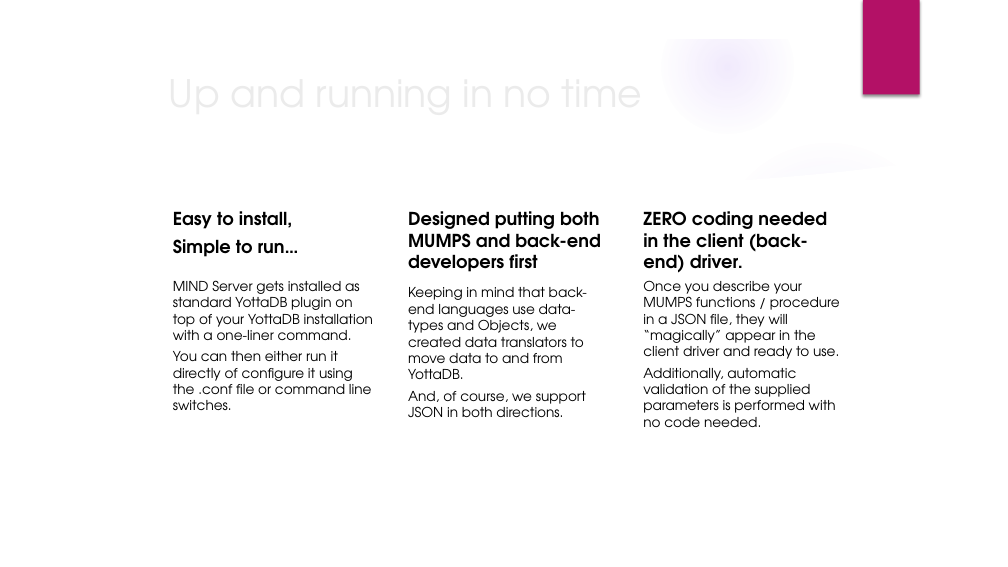
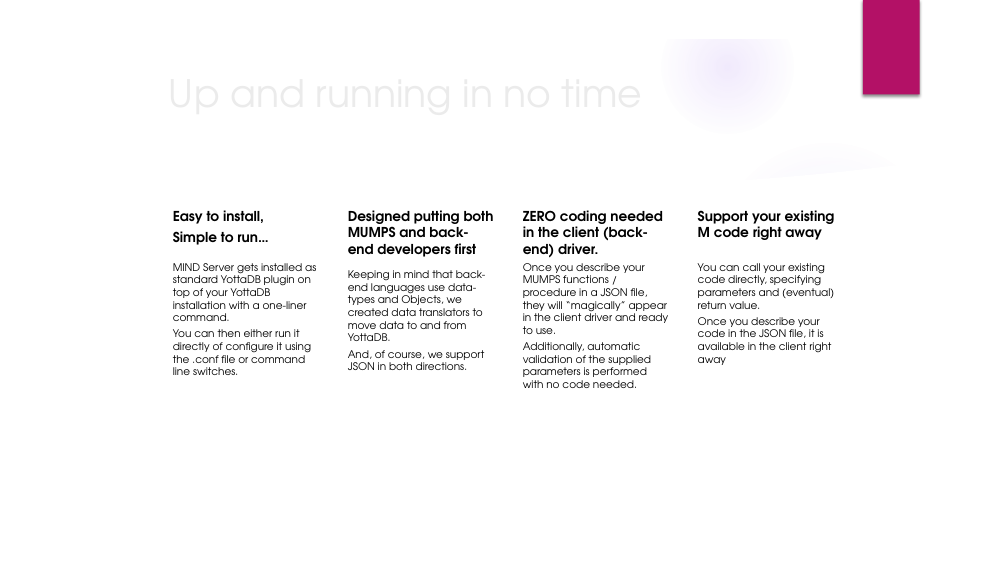
Before and after one commit to mind4yottadb/mind-server, a slide deck: slide 6 of docs/slides/def1.pptx (slide 4 before the commit). Drawn at 1008x567 pixels with LibreOffice and Linux fonts; fonts in the diff are those of the drawing; background and template pictures are left out. Boxes give left, top, right and bottom in pixels: in the first picture for what was removed or moved away, otherwise in the second. Text is boxed around its words. In the diff, an @@ line names an element or a change of style, - is before the commit and + after.

Commit message:
V0.18.0 (#253)
* refactor: all json errors trigger a simple error + end command
* refactor: JSON isNumeric()
* refactor: json true, false and null are now prefixed with $zchar(0)
* refactor: JSON array base 0
* feat: RESP3toJDOMNull
* feat: new uAPI
* feat: logger: reset bgnd color to black
* fix: server tests, due to renamed directory
* test: existing functions
* docs: pptx
* demo files

```diff
--- a/docs/slides/def1.pptx
+++ b/docs/slides/def1.pptx
@@ text "Designed putting both MUMPS and ..." moved from (x1=408, y1=211, x2=601, y2=272) to (x1=348, y1=210, x2=494, y2=257) @@
@@ size 17 to 13 pt; less space between paragraphs in 3 elements at (x1=173, y1=210, x2=268, y2=245), (x1=348, y1=210, x2=494, y2=257), (x1=523, y1=210, x2=662, y2=258) @@
@@ text "ZERO coding needed in the ..." moved from (x1=643, y1=211, x2=827, y2=273) to (x1=523, y1=210, x2=662, y2=258) @@
@@ text added at (x1=698, y1=210, x2=835, y2=240), 13 pt, text #000000, bold @@
+Support your existing M code right away
@@ text "MIND Server gets installed as ..." moved from (x1=173, y1=280, x2=373, y2=410) to (x1=173, y1=263, x2=316, y2=375) @@
@@ text "Keeping in mind that back-end ..." moved from (x1=408, y1=287, x2=587, y2=417) to (x1=348, y1=270, x2=485, y2=370) @@
@@ size 13 to 10 pt; less space between paragraphs in 3 elements at (x1=173, y1=263, x2=316, y2=375), (x1=348, y1=270, x2=485, y2=370), (x1=523, y1=263, x2=669, y2=388) @@
@@ text "Once you describe your MUMPS ..." moved from (x1=643, y1=280, x2=840, y2=427) to (x1=523, y1=263, x2=669, y2=388) @@
@@ text added at (x1=698, y1=263, x2=834, y2=365), 10 pt, text #000000 @@
+You can call your existing code directly, specifying parameters and (eventual) return value.
+Once you describe your code in the JSON file, it is available in the client right away
```
Also in this commit, not shown: 4 other slides changed, 3 slides added, 3 slides removed, 38 other files.
